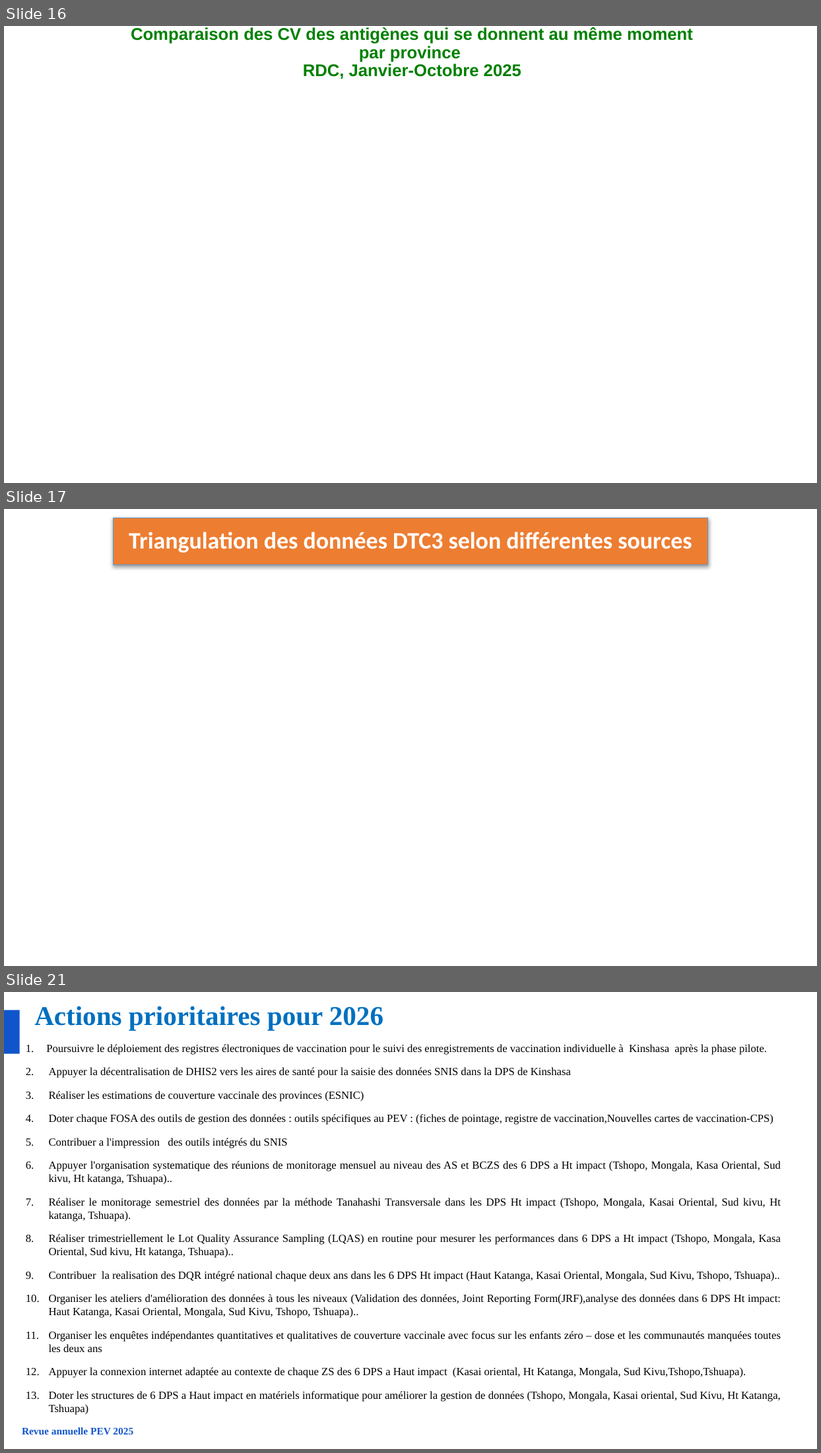
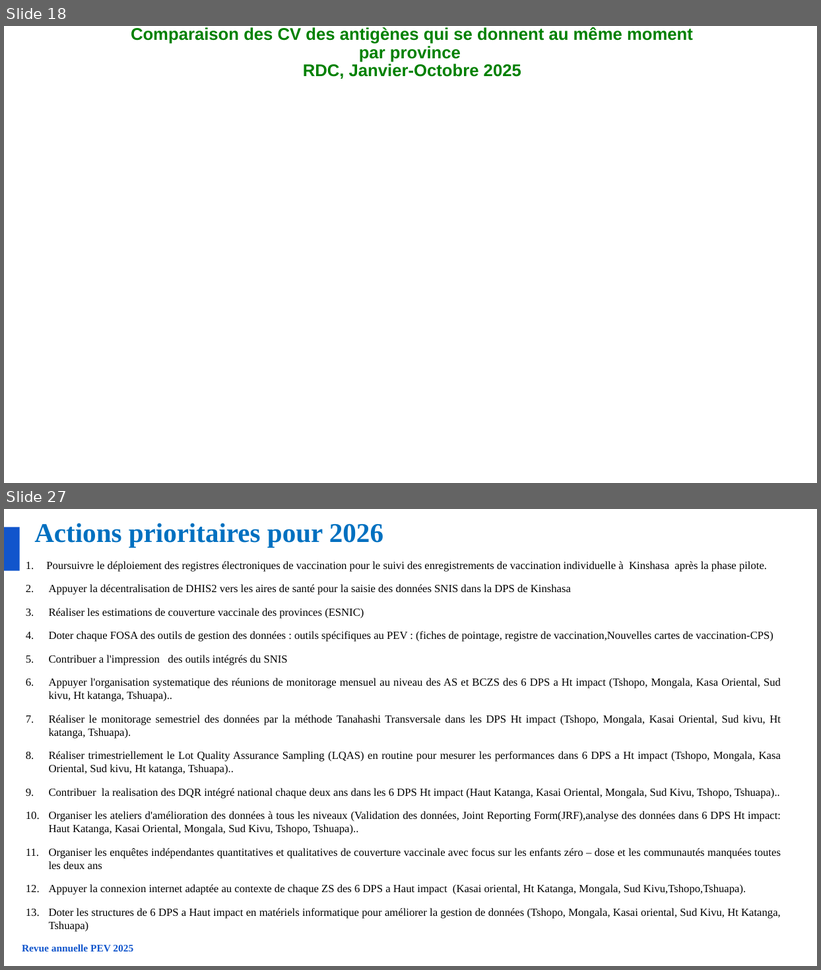
Before and after one commit to WHO-IST-CA/revue_annuelle, a slide deck: docs/epi/presentations/j1/Revue annuelle-PEV_qualité des données-14122025.pptx. Shown one above the other, each under a label of ours: slides 16, 17 and 21 before the commit, slides 18 and 27 after it; the slides between them are not shown. The pictures are 821x1453 and 821x970 pixels, drawn with LibreOffice and Linux fonts; fonts in the diff are those of the drawing. Boxes give left, top, right and bottom in pixels: in the first picture for what was removed or moved away, otherwise in the second. Text is boxed around its words. In the diff, an @@ line names an element or a change of style, - is before the commit and + after.

```diff
--- a/docs/epi/presentations/j1/Revue annuelle-PEV_qualité des données-14122025.pptx
+++ b/docs/epi/presentations/j1/Revue annuelle-PEV_qualité des données-14122025.pptx
@@ slide 17 removed at (4, 509, 817, 966), background #FFFFFF @@
@@ title removed at (113, 518, 708, 564) @@
-Triangulation des données DTC3 selon différentes sources
@@ what was slide 16 is now slide 18 @@
@@ what was slide 21 is now slide 27 @@
```
Also in this commit, not shown: 17 slides changed, 6 slides added, 1 other file.
